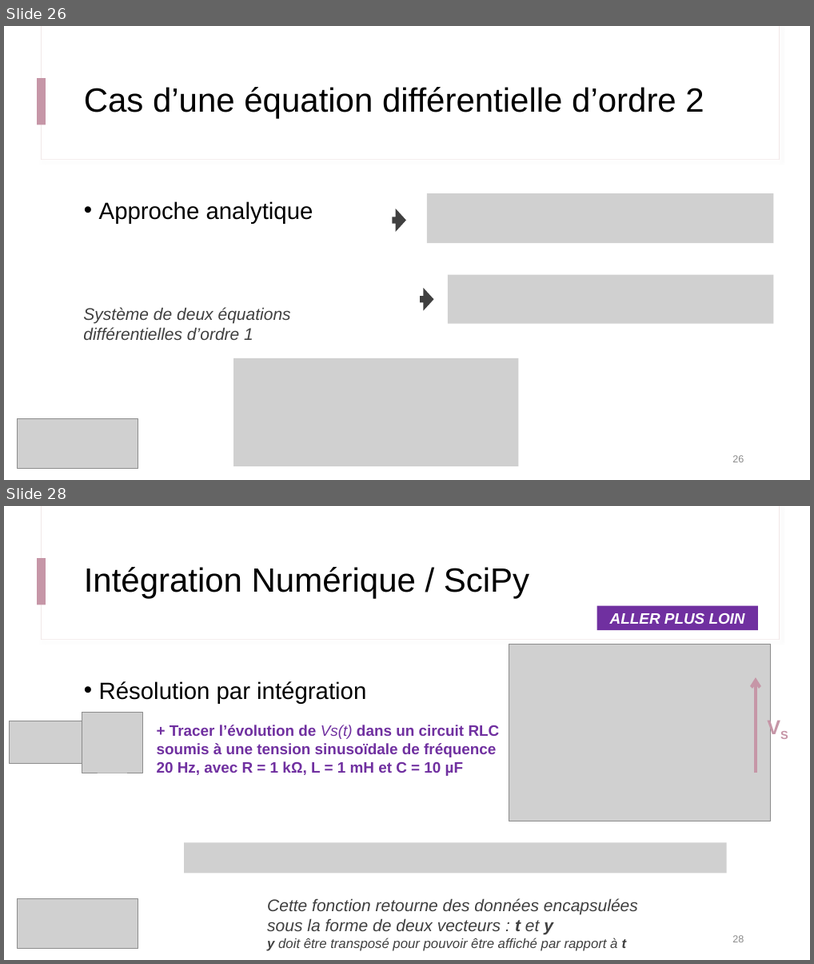
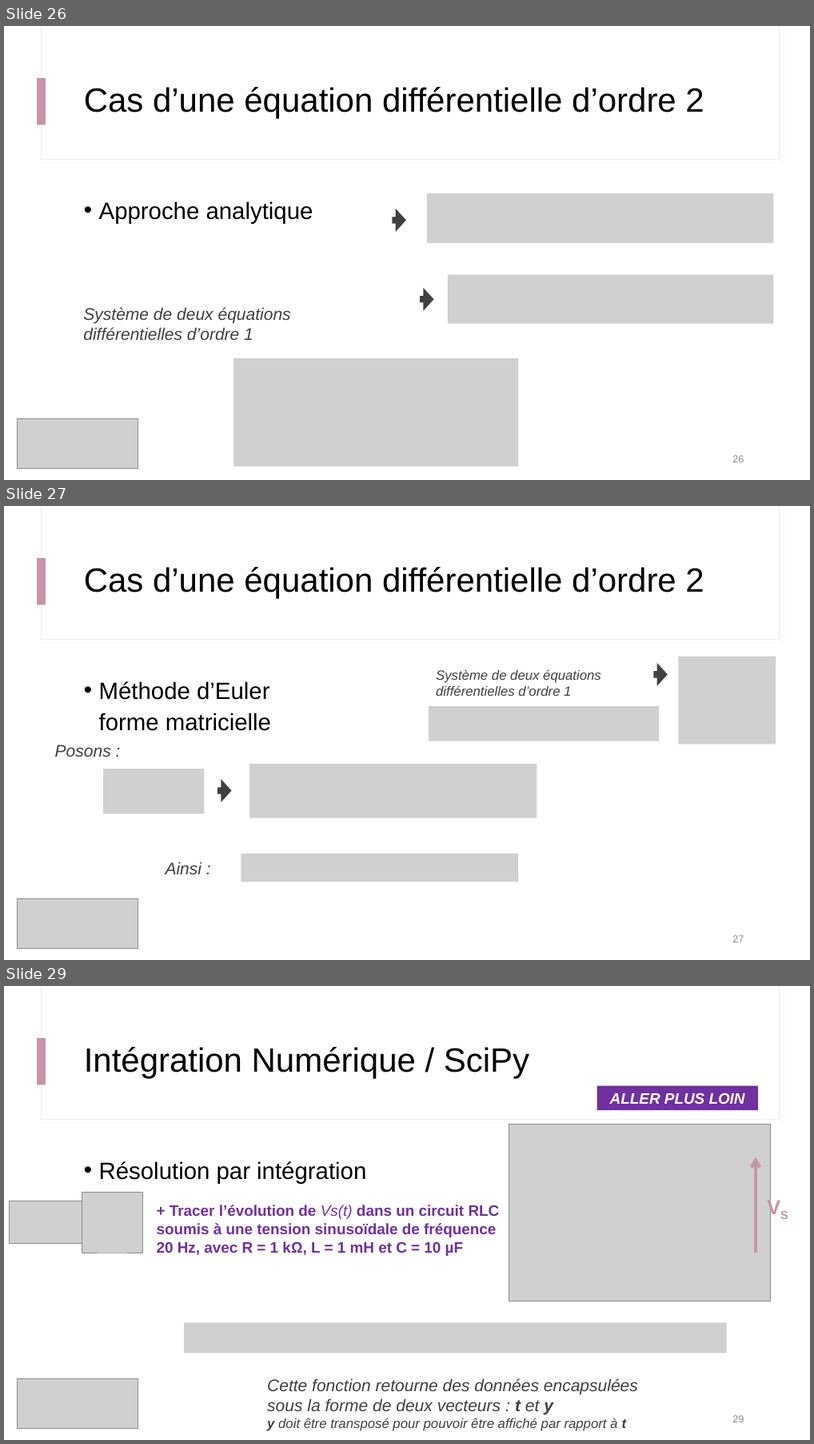
Before and after one commit to IOGS-Digital-Methods/semester-5, a slide deck: s5_outils_numeriques/b1_outils_numeriques/seance2_equation_diff/B1_4_b_Approche_Euler.pptx. Shown one above the other, each under a label of ours: slides 26 and 28 before the commit, slides 26, 27 and 29 after it; the slides between them are not shown. The pictures are 814x964 and 814x1444 pixels, drawn with LibreOffice and Linux fonts; fonts in the diff are those of the drawing; grey boxes stand for pictures. Boxes give left, top, right and bottom in pixels: in the first picture for what was removed or moved away, otherwise in the second. Text is boxed around its words. In the diff, an @@ line names an element or a change of style, - is before the commit and + after.

Commit message:
Update Bloc 1 - Euler

```diff
--- a/s5_outils_numeriques/b1_outils_numeriques/seance2_equation_diff/B1_4_b_Approche_Euler.pptx
+++ b/s5_outils_numeriques/b1_outils_numeriques/seance2_equation_diff/B1_4_b_Approche_Euler.pptx
@@ slide 27 added at [4, 506, 810, 960], background #FFFFFF; not listed: 3 template elements that a slide beside it also shows @@
@@ title added at [84, 567, 704, 599], 40 pt, text #000000 @@
+Cas d’une équation différentielle d’ordre 2
@@ text added at [436, 669, 602, 696], 16 pt, text #404040, italic @@
+Système de deux équations différentielles d’ordre 1
@@ right arrow added at [654, 663, 668, 686], fill #404040 @@
@@ picture added at [679, 656, 777, 744] @@
@@ text added at [99, 681, 271, 731], 28 pt, text #000000 @@
+• Méthode d’Euler
+  forme matricielle
@@ picture added at [429, 706, 659, 741] @@
@@ text added at [55, 744, 111, 756], 20 pt, text #404040, italic @@
+Posons :
@@ picture added at [103, 768, 204, 813] @@
@@ picture added at [250, 764, 537, 818] @@
@@ right arrow added at [218, 779, 231, 802], fill #404040 @@
@@ text added at [166, 861, 202, 874], 20 pt, text #404040, italic @@
+Ainsi :
@@ picture added at [241, 853, 519, 882] @@
@@ picture added at [18, 899, 138, 948] @@
@@ page number added at [733, 935, 744, 942], 12 pt, text #8C8C8C @@
+27
@@ what was slide 28 is now slide 29 @@
```
Also in this commit, not shown: 4 slides changed, 19 other files.
